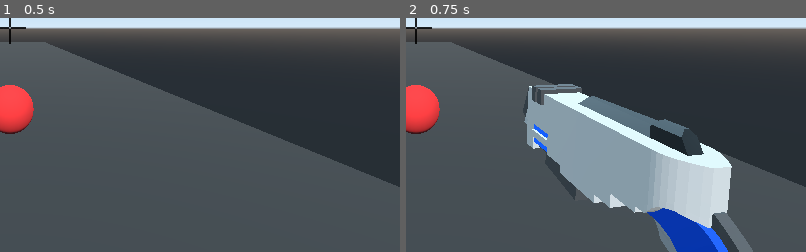
Above: before the commit, frames 1-2 (left to right).
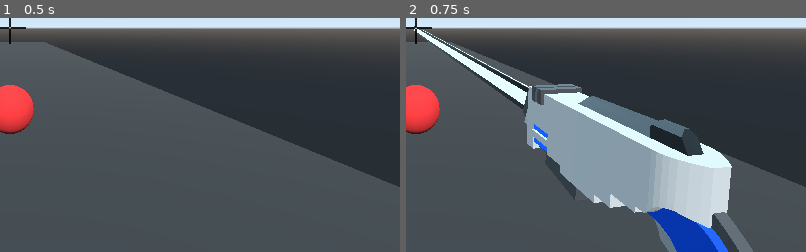
Above: after the commit, the same moments.

Repository: Inateblig/AimTrainer
Game: Godot game, scene res://src/scenes/World.tscn
Same seed, same stepped clock (60 frames per second), same inputs: the game is played once before the commit and once after it.
Inputs (mouse positions are % of the whole screen's width and height, from its top left):
- Up to frame 1 (0.5 s): no input
- Up to frame 2 (0.75 s): click (31, 14) at 0.52 s
The pictures show only the part of the screen within x 49-99%, y 48-98%; the shares and areas given below are measured in that part.

Frame 1 is identical in both runs. In frame 2, 1.9% of the frame differs, in the area x 2-31%, y 3-39%.

Commit message:
cleaned up Player.gd

Diff:
--- a/src/scenes/Player.gd
+++ b/src/scenes/Player.gd
@@ -2,13 +2,13 @@
 
 signal fire
 
-const MOUSE_SENS: float = 0.125
+const MOUSE_SENS: float = 0.005
 const MOVE_SPEED: float = 10.0
 const GRAVITY_ACC: float = 9.8 * 3
 const JUMP_FORCE: float = 10.0
 const MAX_JUMPS: int = 2
 
-var jumps: int = 1
+var jumps: int = 0
 
 onready var head: Spatial = $Head
 onready var raycast: RayCast = $Head/Camera/RayCast
@@ -19,39 +19,33 @@
 
 var soundfilepath = "res://src/assets/sounds/laser_fire/wp_laser_fire-0"
 
-func _ready():
-	$Head/Camera/laserV2/lasershot.visible = false
-
 func _input(event):
 	if event is InputEventMouseMotion and !Globals.pause:
-		rotate_y(deg2rad(-1 * event.relative.x) * MOUSE_SENS)
-		head.rotate_x(deg2rad(event.relative.y) * MOUSE_SENS)
+		self.rotate_y((-event.relative.x) * MOUSE_SENS)
+		head.rotate_x((event.relative.y) * MOUSE_SENS)
 
 func _process(delta):
 	if !Globals.pause:
 		input_move = get_input_direction() * MOVE_SPEED
 
-		if not is_on_floor():
+		if !is_on_floor():
 			gravity_local += GRAVITY_ACC * Vector3.DOWN * delta
 		else:
+			snap_vector = -get_floor_normal()
 			gravity_local = Vector3.ZERO
-
-		snap_vector = Vector3.DOWN
-		if is_on_floor():
-			snap_vector = -get_floor_normal()
+			jumps = 0
 
 		if Input.is_action_just_pressed("jump") and jumps < MAX_JUMPS:
 			snap_vector = Vector3.ZERO
 			gravity_local = Vector3.UP * JUMP_FORCE
 			jumps += 1
-		if is_on_floor():
-			jumps = 1
 		move_and_slide_with_snap(input_move + gravity_local, snap_vector, Vector3.UP)
-		fire()
-	#GUI
+		if Input.is_action_just_pressed("fire"):
+			fire()
+	# GUI
 	$Head/Camera.fov = Globals.fov
 	$Head/Camera/laserV2.visible = Globals.laser
-
+	# get player_pos
 	Globals.player_pos = $CollisionShape/MeshInstance.global_transform.origin
 
 func get_input_direction() -> Vector3:
@@ -64,7 +58,6 @@
 	return transform.basis.xform(Vector3(x, 0, z).normalized())
 
 func fire():
-	if Input.is_action_just_pressed("fire") and !Globals.pause:
 		emit_signal("fire")
 		$AnimationPlayer.play("fire")
 		$Head/Camera/AudioStreamPlayer3D.stream\
--- a/src/scenes/World.gd
+++ b/src/scenes/World.gd
@@ -36,18 +36,17 @@
 	var accts = int(acct) % 60
 	var acctm = int(acct / 60)
 	var accth = int(acct / 3600)
-	$HUD/HBoxContainer/acct.set_text("TotalTimePlayed: " + str(accth) + "h " + str(acctm) + "m " + str(accts) + "s")
+	$HUD/HBoxContainer/acct.set_text\
+		("TotalTimePlayed: " + str(accth) + "h " + str(acctm) + "m " + str(accts) + "s")
 
 func _on_Target_hit():
 	if !Globals.pause:
 		score += 1.0
 
 func _on_Player_fire():
-	fire()
-
-func fire():
 	tries += 1.0
-	$HUD/HBoxContainer/Accuracy.set_text("Acc: " + str(score / tries * 100).pad_decimals(2) + "% ")
+	$HUD/HBoxContainer/Accuracy.set_text\
+		("Acc: " + str(score / tries * 100).pad_decimals(2) + "% ")
 
 func visibility_hud(on):
 	$HUD.visible = on
